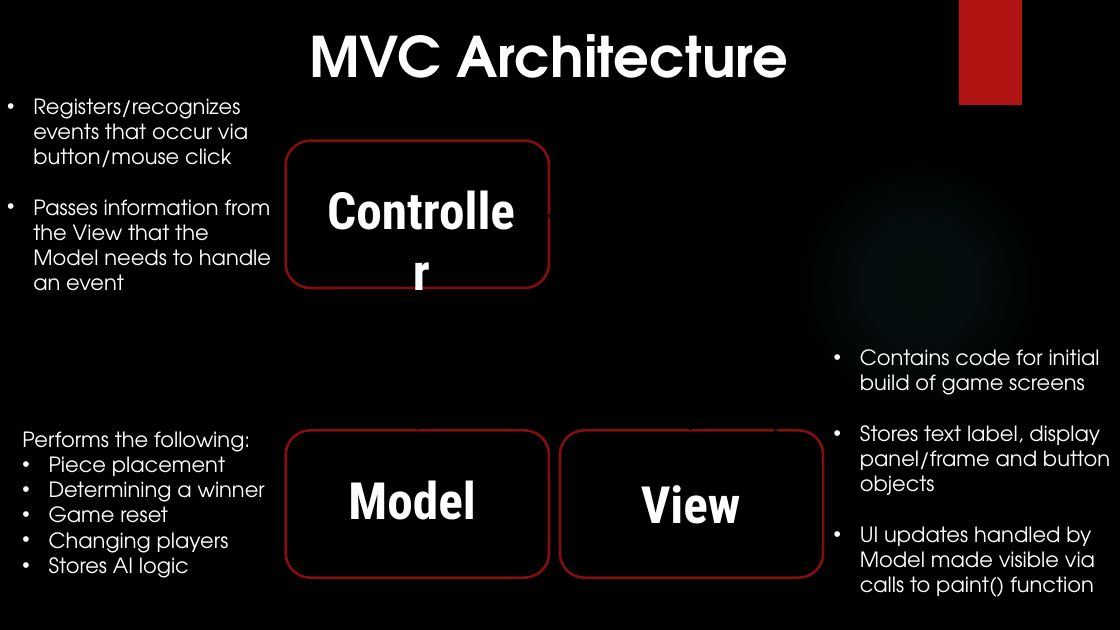
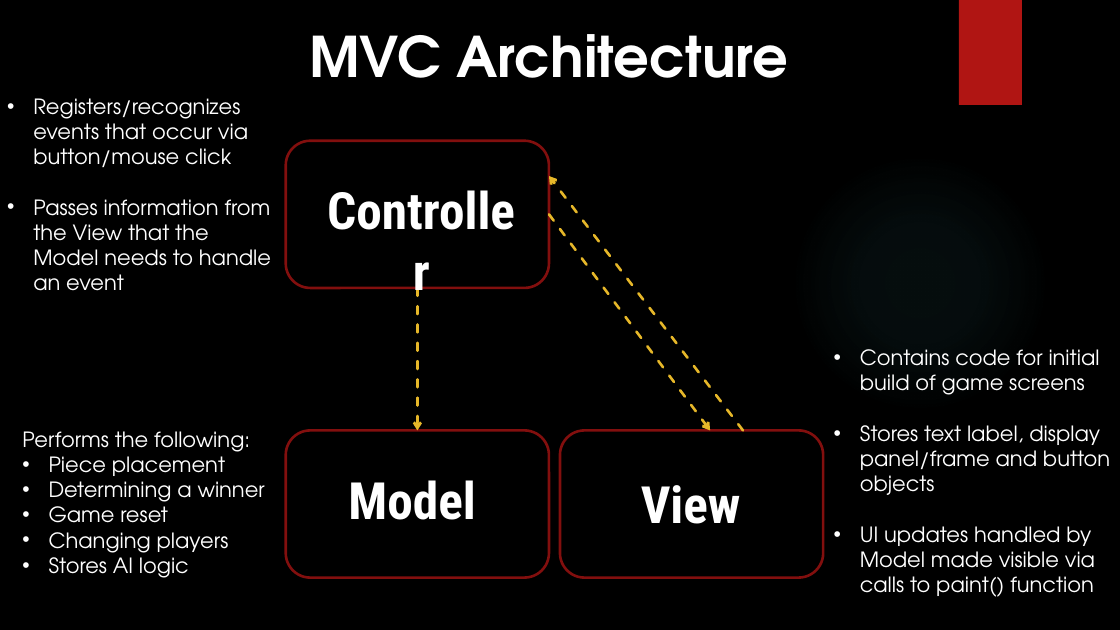
Before and after one commit to HFerencz/CIS434_Spring2019_G2, a slide deck: slide 4 of FINAL REPORT/CIS434 Project Presentation.pptx. Drawn at 1120x630 pixels with LibreOffice and Linux fonts; fonts in the diff are those of the drawing; background and template pictures are left out. Boxes give left, top, right and bottom in pixels: in the first picture for what was removed or moved away, otherwise in the second. Text is boxed around its words. In the diff, an @@ line names an element or a change of style, - is before the commit and + after.

```diff
--- a/FINAL REPORT/CIS434 Project Presentation.pptx
+++ b/FINAL REPORT/CIS434 Project Presentation.pptx
@@ arrow moved from (781, 438) - (551, 165) to (744, 430) - (549, 176) @@
@@ arrow (744, 430) - (549, 176): stroke #000000 2.25 pt dashed to #E6B729 2.25 pt dashed @@
@@ arrow moved from (549, 214) - (691, 430) to (549, 214) - (710, 430) @@
@@ arrow (549, 214) - (710, 430): stroke #000000 2.25 pt dashed to #E6B729 2.25 pt dashed @@
@@ arrow (418, 288) - (418, 430): stroke #000000 2.25 pt dashed to #E6B729 2.25 pt dashed @@
```
Also in this commit, not shown: 3 other slides changed.
